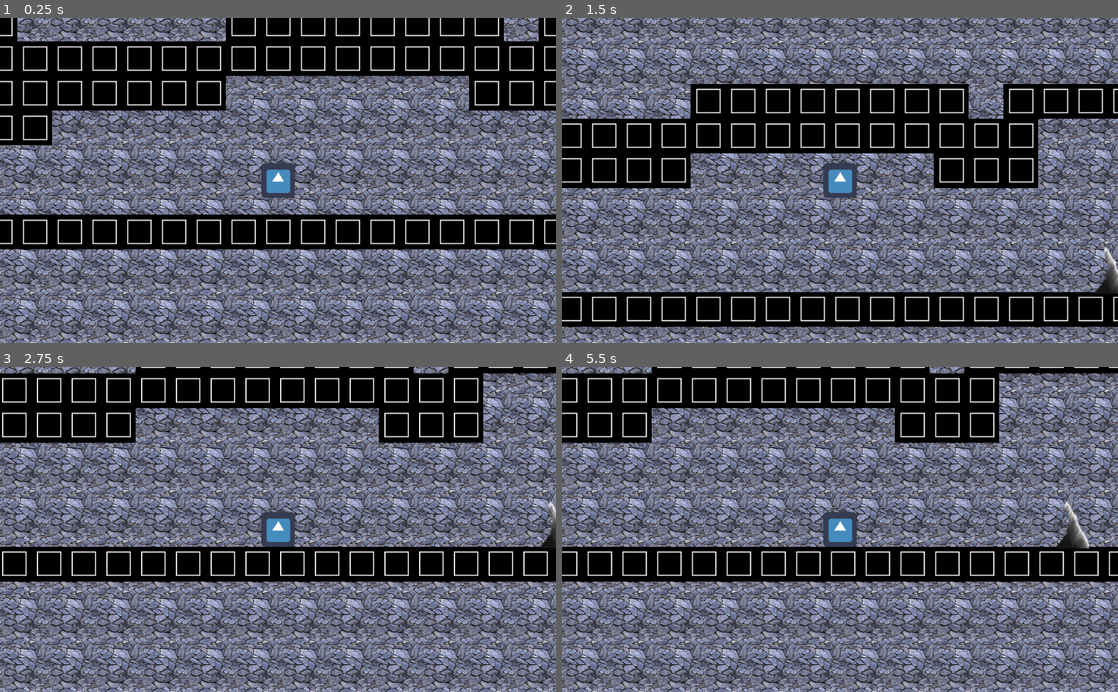
Above: before the commit, frames 1-4 (two rows, left to right).
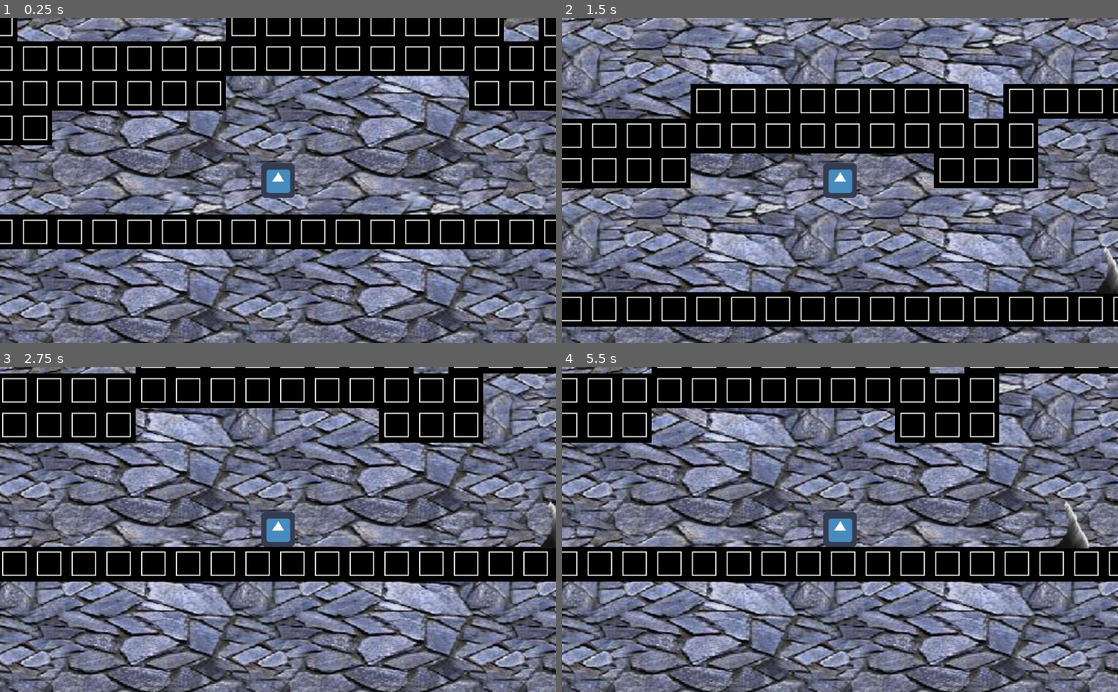
Above: after the commit, the same moments.

Repository: Unknown246/platformer
Game: Godot game, scene res://Main.tscn
Same seed, same stepped clock (60 frames per second), same inputs: the game is played once before the commit and once after it. The engine's default icon, where the game draws it, is replaced by a stand-in: a white triangle on a blue panel in a dark square.
Inputs:
- Up to frame 1 (0.25 s): no input
- Up to frame 2 (1.5 s): hold Right (ui_right) from 0.53 s (still down); tap Up (ui_up) at 0.77 s
- Up to frame 3 (2.75 s): tap Up (ui_up) at 1.52 s; release Right (ui_right) at 2.03 s; hold Left (ui_left) from 2.03 s (still down)
- Up to frame 4 (5.5 s): release Left (ui_left) at 2.78 s; hold Right (ui_right) 2.78-4.28 s; tap Up (ui_up) at 3.02, 3.77, 4.52 s; tap Enter at 4.25 s; hold Left (ui_left) 4.28-5.03 s; hold Right (ui_right) from 5.03 s (still down)

The runs differ from the first frame. In frame 1, 49% of the frame differs, in the area x 0-100%, y 0-100%; in frame 2, 50%; in frame 3, 54%; in frame 4, 55%.

Commit message:
Add files via upload

Diff:
--- a/Player.tscn
+++ b/Player.tscn
@@ -10,7 +10,7 @@
 [node name="Player" type="KinematicBody2D" groups=[
 "player",
 ]]
-position = Vector2( 20.7841, 521.804 )
+position = Vector2( 16.0219, 521.804 )
 scale = Vector2( 1.4, 1 )
 script = ExtResource( 1 )
 __meta__ = {
@@ -19,7 +19,7 @@
 
 [node name="Ajy" type="Sprite" parent="."]
 position = Vector2( 2.18432, 9.42395 )
-scale = Vector2( 0.393239, 0.594131 )
+scale = Vector2( 2, 2 )
 z_index = -200
 texture = ExtResource( 3 )
 
